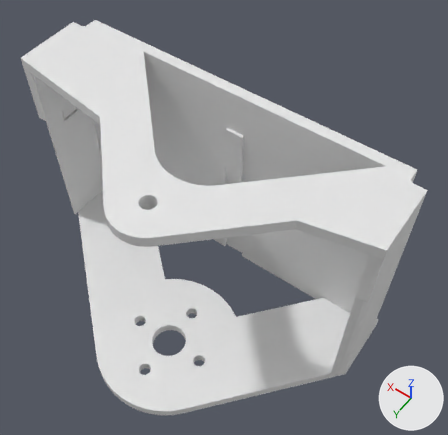
Renders of the COLLADA model meshes/v1_combined/multicamera_mount.dae from each side of a commit.
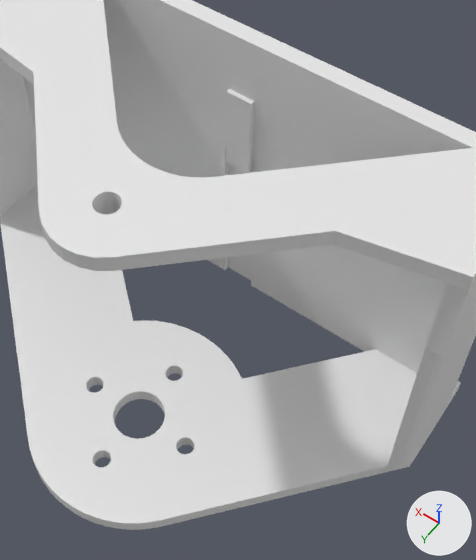
Old and new are each drawn whole from a camera (50 mm lens) standing at (-0.0362, 0.0345, 0.0987) and looking at (-0.0015, -0.0141, 0.0224) and again close up on the part from 17% to 87% of the width and 16% to 100% of the height. Every picture has the same lights, and +X, +Y and +Z are marked at lower right. Where no turn or scale is listed for an object, it has been applied to the vertices.

Names of what the first close-up shows: 'Multi_Camera_Mount_A_P1', 'Multi_Camera_Mount_A_P2'.
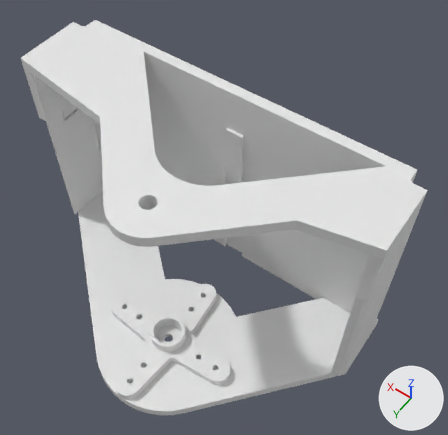
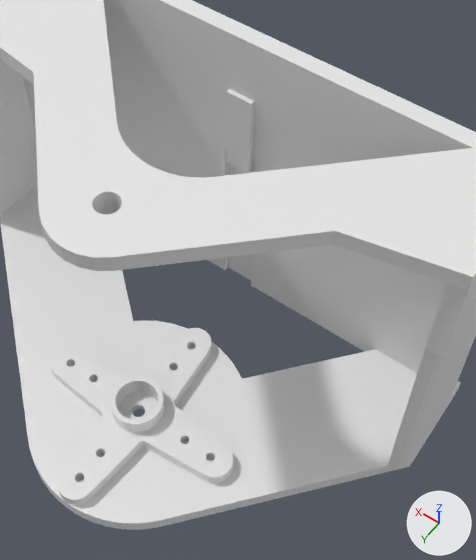
The newer file is also turned or shifted as a whole; pictures and numbers use the older file's frame.

Location of each change, [x1, y1, x2, y2] in pixels of the close-ups (476 x 560 px):
'EmaxES08MAII_Servohorn', added: after [50, 328, 233, 505]

Patch to the scene script:
```diff
--- a/meshes/v1_combined/multicamera_mount.dae.py
+++ b/meshes/v1_combined/multicamera_mount.dae.py
@@ me_emaxes08maii_servohorn @@
+me_emaxes08maii_servohorn.from_pydata(...)  # 794 vertices, 1620 faces; spans x -0.0124..0.0124, y -0.0124..0.0124, z -0.0019..0.0026
@@ ob_emaxes08maii_servohorn @@
+ob_emaxes08maii_servohorn = bpy.data.objects.new('EmaxES08MAII_Servohorn', me_emaxes08maii_servohorn)
+ob_emaxes08maii_servohorn.location = (0.0, 0.0, 0.0027)
```
